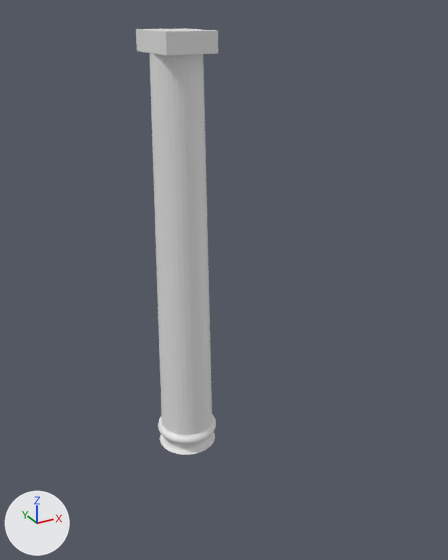
Renders of the Blender file column.blend from each side of a commit.
One viewpoint serves both versions: a camera (50 mm lens) standing at (-7.57, 14.92, 17.47) and looking at (0.18, 29.0, 10.43). The lights are fixed; the arrows at lower left show +X, +Y and +Z. The same objects are shown in both versions, whatever each file hides.
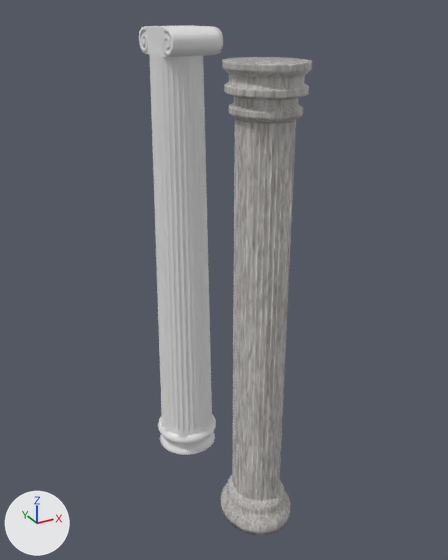
The newer file is also turned or shifted as a whole; pictures and numbers use the older file's frame.

Where the change shows, as pixel boxes [x1, y1, x2, y2] in the pictures (448 x 560 px):
'Cylinder.003', added
    after: [221, 57, 312, 535]
'Cylinder.001', reshaped (18% narrower)
    before: [136, 28, 218, 455]
    after: [149, 52, 216, 455]
'Plane.001', added
    after: [163, 27, 223, 56]
'Cube', added
    after: [141, 25, 220, 57]
'Plane', added
    after: [139, 27, 148, 53]
part 1 of me_cylinder_001, cut back
    before: [136, 28, 218, 55]
    after: [149, 52, 207, 435]
part 2 of me_cylinder_001, shading changed
    both: [158, 416, 211, 455]

The change, as a diff of the scene's bpy script:
```diff
--- a/column.blend.py
+++ b/column.blend.py
@@ mat_marble @@
+mat_marble = bpy.data.materials.new('Marble')
+# nodes: BsdfPrincipled, Mix, OutputMaterial, TexNoise, ValToRGB
+# colours: black #000000, white #ffffff, brown #4b3a1c
@@ me_cylinder_001 @@
 # used by ob_cylinder_001; location = (-0.14, 31.07, 10.41); scale = (1.0, 1.0, 5.97)
-me_cylinder_001.from_pydata(...)  # 6753 vertices, 11073 faces; spans x -1.01..1.01, y -1.01..1.01, z -1.12..1.09
+me_cylinder_001.from_pydata(...)  # 1728 vertices, 1186 faces; spans x -1.01..1.01, y -1.01..1.01, z -1.12..1.0
+# me_cylinder_001 part 1: 5633 vertices removed from x -0.73..0.74, y -1.0..1.0, z 1.0..1.09; 608 vertices added at x -0.84..0.84, y -0.84..0.84, z -0.94..0.98
+# me_cylinder_001 part 2: 545 kept faces spanning x -1.01..1.01, y -1.01..1.01, z -1.12..-1.0 are now shaded smooth
@@ me_plane_001 @@
+me_plane_001.from_pydata(...)  # 498 vertices, 493 faces; spans x 0.57..1.24, y 0.416..1.028, z -1.423..0.001
+me_plane_001.polygons.foreach_set('use_smooth', [True] * 493)
@@ me_cube @@
+me_cube.from_pydata(...)  # 48 vertices, 26 faces; spans x -1.0..1.0, y -1.0..1.0, z -1.0..1.0
@@ me_cylinder_1 @@
+me_cylinder_1.from_pydata(...)  # 5201 vertices, 5055 faces; spans x -1.0..1.0, y -1.0..1.0, z -0.8..89.0
+me_cylinder_1.polygons.foreach_set('use_smooth', [True] * 5055)
+me_cylinder_1.materials.append(mat_marble)
@@ ob_plane_001 @@
+ob_plane_001 = bpy.data.objects.new('Plane.001', me_plane_001)
+ob_plane_001.location = (-0.75, 30.98, 17.57)
+ob_plane_001.rotation_euler = (3.142, 1.571, 0.0)  # degrees (180, 90, 0)
@@ ob_cube @@
+ob_cube = bpy.data.objects.new('Cube', me_cube)
+ob_cube.location = (-0.04, 31.07, 16.65)
+ob_cube.scale = (0.695, 1.03, 0.355)
@@ ob_plane @@
+ob_plane = bpy.data.objects.new('Plane', me_plane_001.copy())
+ob_plane.location = (0.67, 31.16, 17.57)
+ob_plane.rotation_euler = (0.0, 1.571, 0.0)  # degrees (0, 90, 0)
@@ ob_cylinder_003 @@
+ob_cylinder_003 = bpy.data.objects.new('Cylinder.003', me_cylinder_1)
+ob_cylinder_003.location = (0.18, 27.03, 3.85)
+ob_cylinder_003.scale = (1.0, 1.13, 0.141)
```
